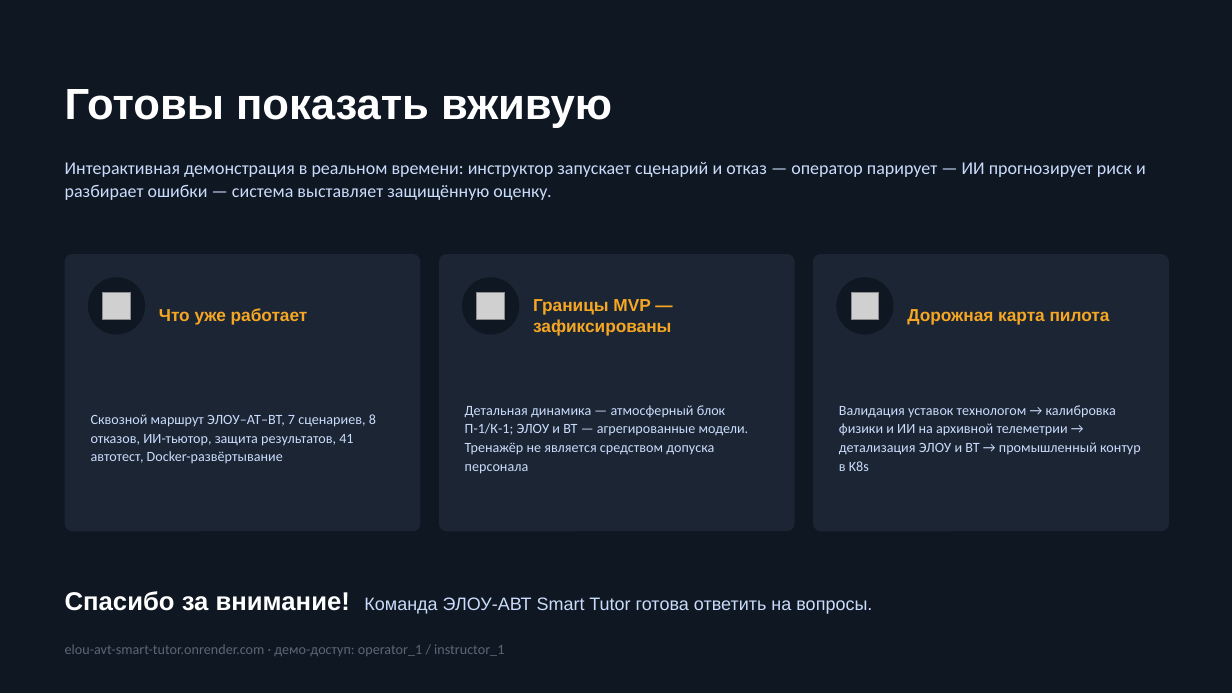
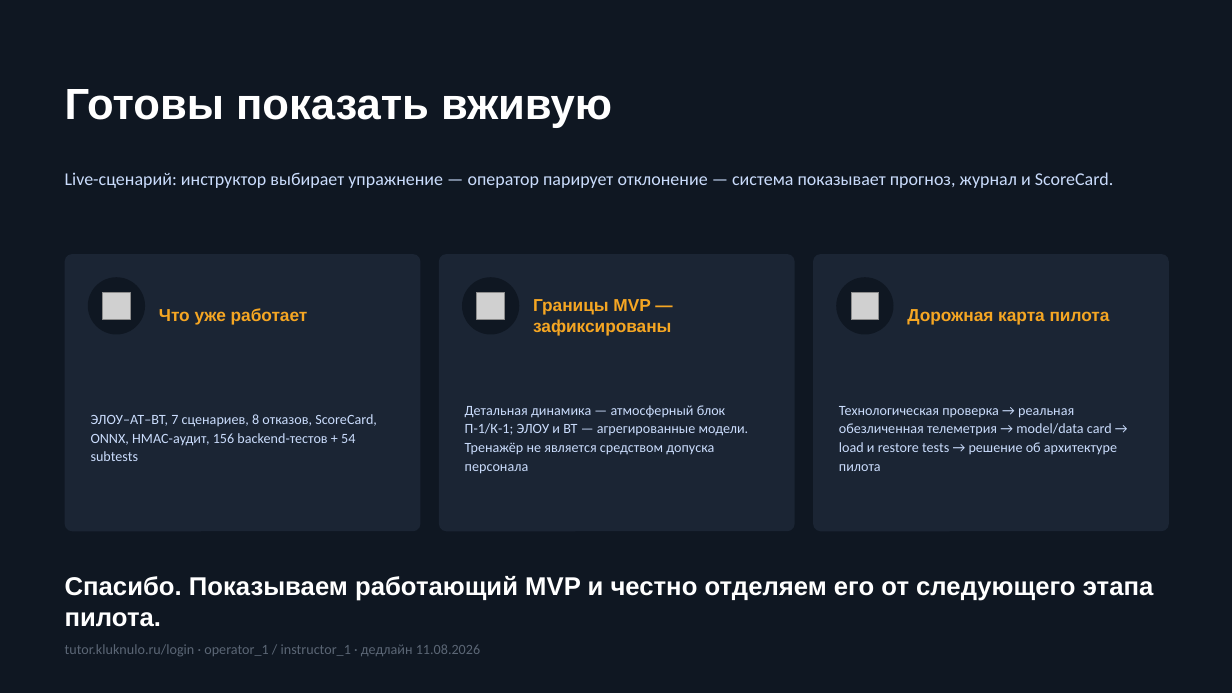
Before and after one commit to Arladnice/elou-avt-smart-tutor, a slide deck: slide 10 of docs/presentations/ELOU_AVT_Smart_Tutor.pptx. Drawn at 1232x693 pixels with LibreOffice and Linux fonts; fonts in the diff are those of the drawing; grey boxes stand for pictures. Boxes give left, top, right and bottom in pixels: in the first picture for what was removed or moved away, otherwise in the second. Text is boxed around its words. In the diff, an @@ line names an element or a change of style, - is before the commit and + after.

Commit message:
docs(competition): актуализировать материалы к дедлайну 11 августа

```diff
--- a/docs/presentations/ELOU_AVT_Smart_Tutor.pptx
+++ b/docs/presentations/ELOU_AVT_Smart_Tutor.pptx
@@ text at (65,172,1113,188): text changed @@
-Интерактивная демонстрация в реальном времени: инструктор запускает сценарий и отказ — оператор парирует — ИИ прогнозирует риск и разбирает ошибки — система выставляет защищённую оценку.
+Live-сценарий: инструктор выбирает упражнение — оператор парирует отклонение — система показывает прогноз, журнал и ScoreCard.
@@ text at (91,414,377,461): text changed @@
-Сквозной маршрут ЭЛОУ–АТ–ВТ, 7 сценариев, 8 отказов, ИИ-тьютор, защита результатов, 41 автотест, Docker-развёртывание
+ЭЛОУ–АТ–ВТ, 7 сценариев, 8 отказов, ScoreCard, ONNX, HMAC-аудит, 156 backend-тестов + 54 subtests
@@ text at (839,406,1117,471): text changed @@
-Валидация уставок технологом → калибровка физики и ИИ на архивной телеметрии → детализация ЭЛОУ и ВТ → промышленный контур в K8s
+Технологическая проверка → реальная обезличенная телеметрия → model/data card → load и restore tests → решение об архитектуре пилота
@@ text at (65,576,1154,627): text changed; size 14 to 20 pt; text colour #CADCFC to #FFFFFF; bold on @@
-Спасибо за внимание! Команда ЭЛОУ-АВТ Smart Tutor готова ответить на вопросы.
+Спасибо. Показываем работающий MVP и честно отделяем его от следующего этапа пилота.
@@ text at (65,644,480,656): text changed @@
-elou-avt-smart-tutor.onrender.com · демо-доступ: operator_1 / instructor_1
+tutor.kluknulo.ru/login · operator_1 / instructor_1 · дедлайн 11.08.2026
```
Also in this commit, not shown: 9 other slides changed, 27 other files.
